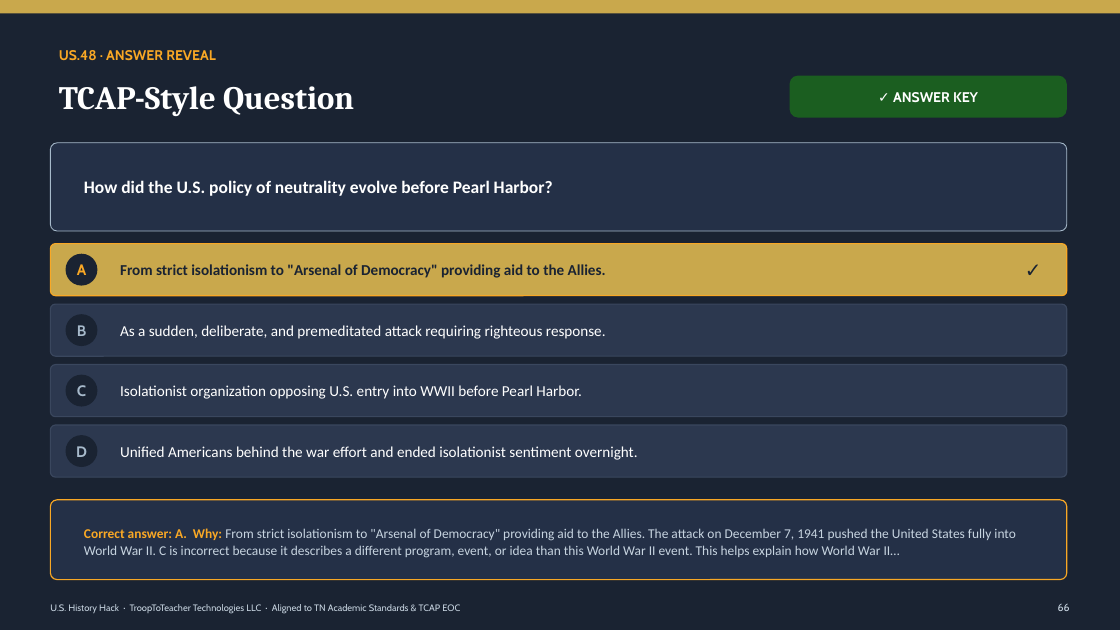
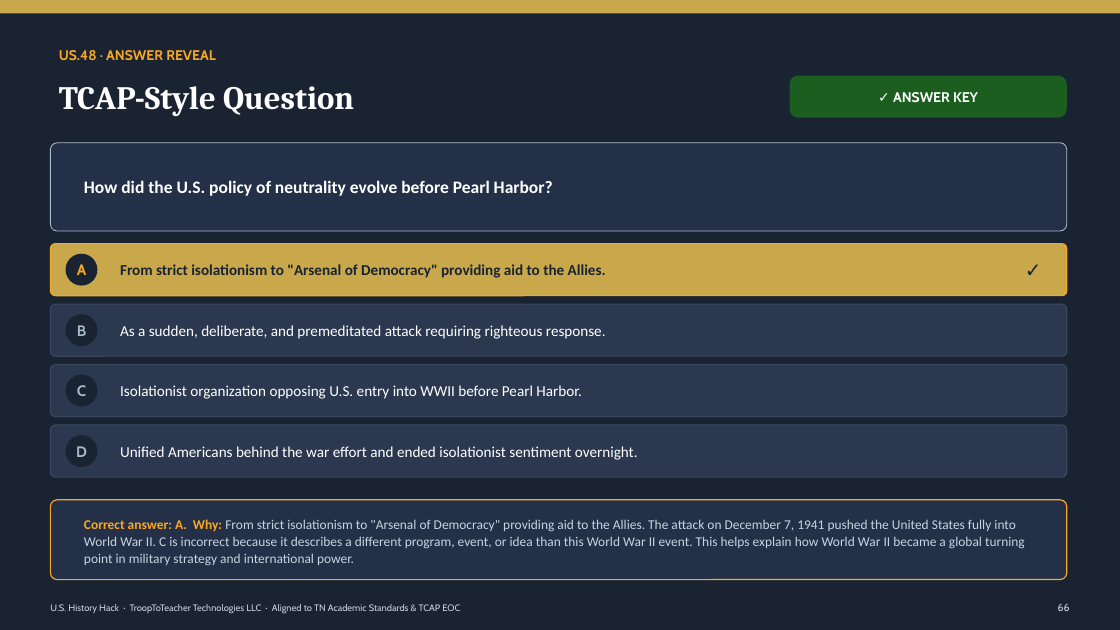
Before and after one commit to Trooptoteacher/trooptoteacher-history, a slide deck: slide 73 of HistoryHack_Platinum/deliverables_unit6/Unit6_Teacher_Deck_CourseStandard.pptx. Drawn at 1120x630 pixels with LibreOffice and Linux fonts; fonts in the diff are those of the drawing. Boxes give left, top, right and bottom in pixels: in the first picture for what was removed or moved away, otherwise in the second. Text is boxed around its words. In the diff, an @@ line names an element or a change of style, - is before the commit and + after.

```diff
--- a/HistoryHack_Platinum/deliverables_unit6/Unit6_Teacher_Deck_CourseStandard.pptx
+++ b/HistoryHack_Platinum/deliverables_unit6/Unit6_Teacher_Deck_CourseStandard.pptx
@@ text at [84, 519, 1025, 566]: text changed @@
-Correct answer: A. Why: From strict isolationism to "Arsenal of Democracy" providing aid to the Allies. The attack on December 7, 1941 pushed the United States fully into World War II. C is incorrect because it describes a different program, event, or idea than this World War II event. This helps explain how World War II…
+Correct answer: A. Why: From strict isolationism to "Arsenal of Democracy" providing aid to the Allies. The attack on December 7, 1941 pushed the United States fully into World War II. C is incorrect because it describes a different program, event, or idea than this World War II event. This helps explain how World War II became a global turning point in military strategy and international power.
```
Also in this commit, not shown: 14 other slides changed, 19 other files.
